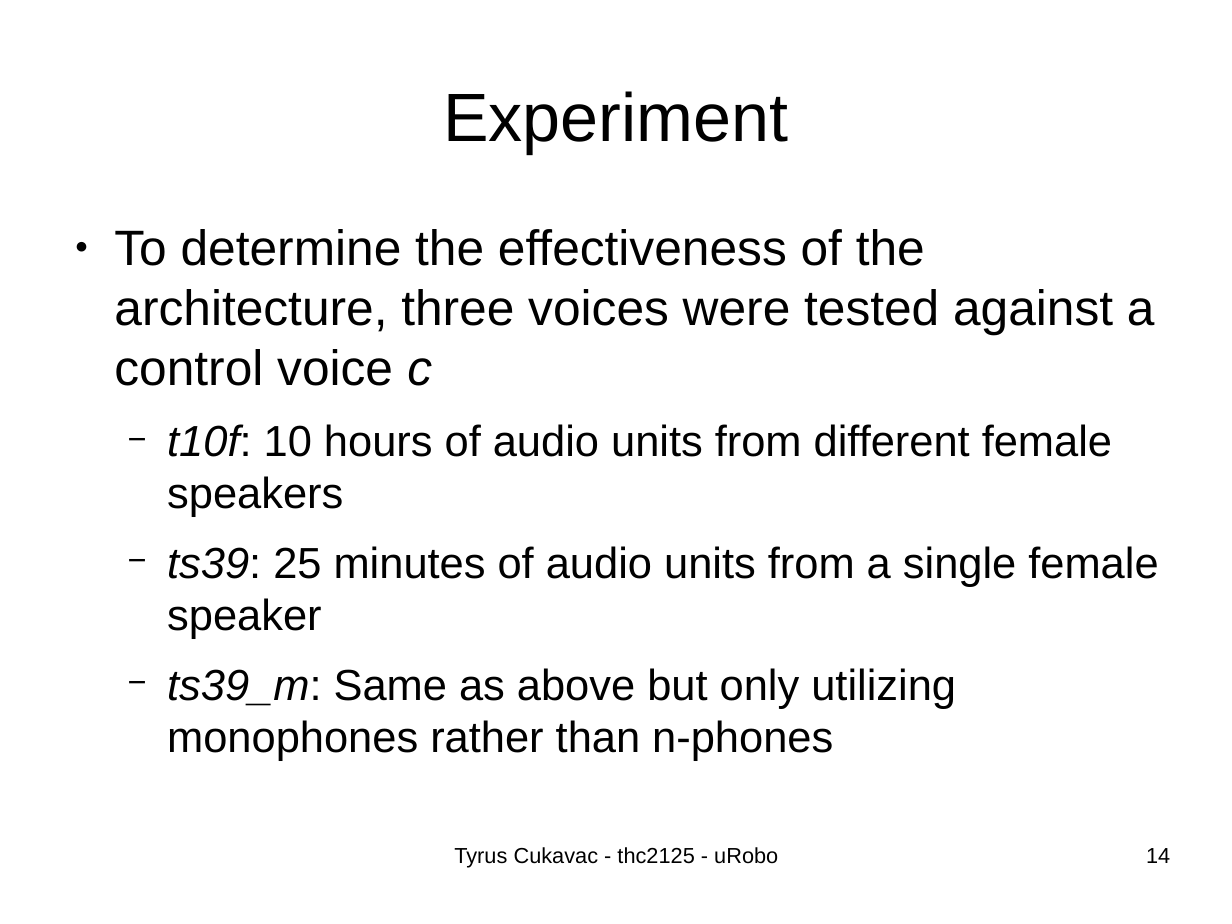
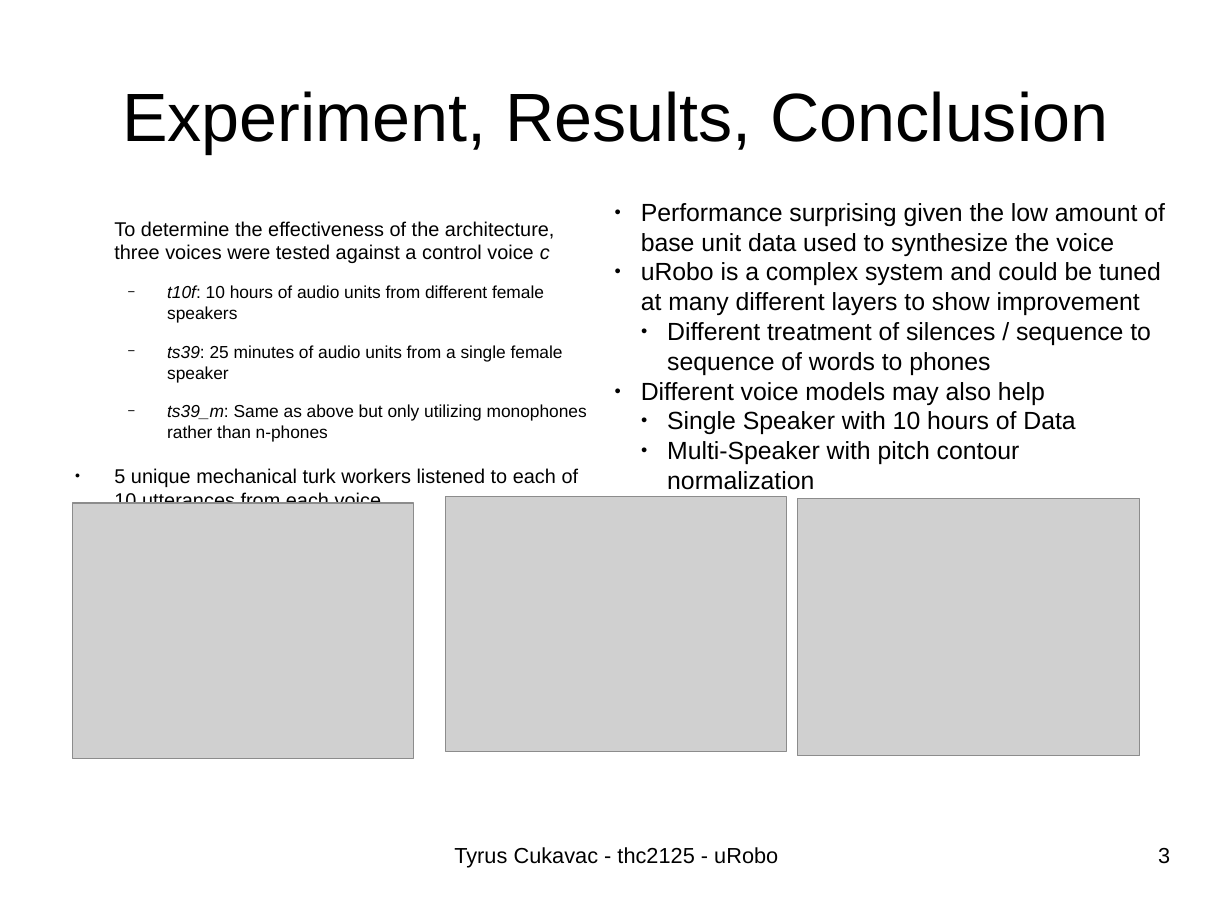
Before and after one commit to thc2125/uRobo, a slide deck: slide 3 of presentation/thc2125_presentation.odp (slide 14 before the commit). Drawn at 1232x924 pixels with LibreOffice and Linux fonts; fonts in the diff are those of the drawing; grey boxes stand for pictures. Boxes give left, top, right and bottom in pixels: in the first picture for what was removed or moved away, otherwise in the second. Text is boxed around its words. In the diff, an @@ line names an element or a change of style, - is before the commit and + after.

Commit message:
New Presentation with only three slides

```diff
--- a/presentation/thc2125_presentation.odp
+++ b/presentation/thc2125_presentation.odp
@@ title at (122, 91, 1108, 153): text changed @@
-Experiment
+Experiment, Results, Conclusion
@@ text added at (641, 203, 1165, 490), 16 pt, text #000000 @@
+● Performance surprising given the low amount of base unit data used to synthesize the voice
+● uRobo is a complex system and could be tuned at many different layers to show improvement
+  ● Different treatment of silences / sequence to sequence of words to phones
+● Different voice models may also help
+  ● Single Speaker with 10 hours of Data
+  ● Multi-Speaker with pitch contour normalization
@@ text at (114, 221, 587, 442): size 32 to 12.8 pt in "To determine the effectiveness of the architecture, ..."; size 28 to 11.2 pt in "t10f: 10 hours of audio units from ...", "ts39: 25 minutes of audio units from ...", "ts39_m: Same as above but only utilizing ..."; bullet ● to none @@
@@ text at (114, 468, 579, 487): paragraph added @@
+● 5 unique mechanical turk workers listened to each of 10 utterances from each voice
@@ picture added at (73, 503, 414, 759) @@
@@ picture added at (446, 496, 787, 752) @@
@@ picture added at (797, 499, 1140, 756) @@
@@ picture added at (816, 503, 1140, 746) @@
@@ page number at (1158, 848, 1170, 864): text changed @@
-14
+3
```
Also in this commit, not shown: 2 other slides changed, 16 slides removed, 1 other file.
